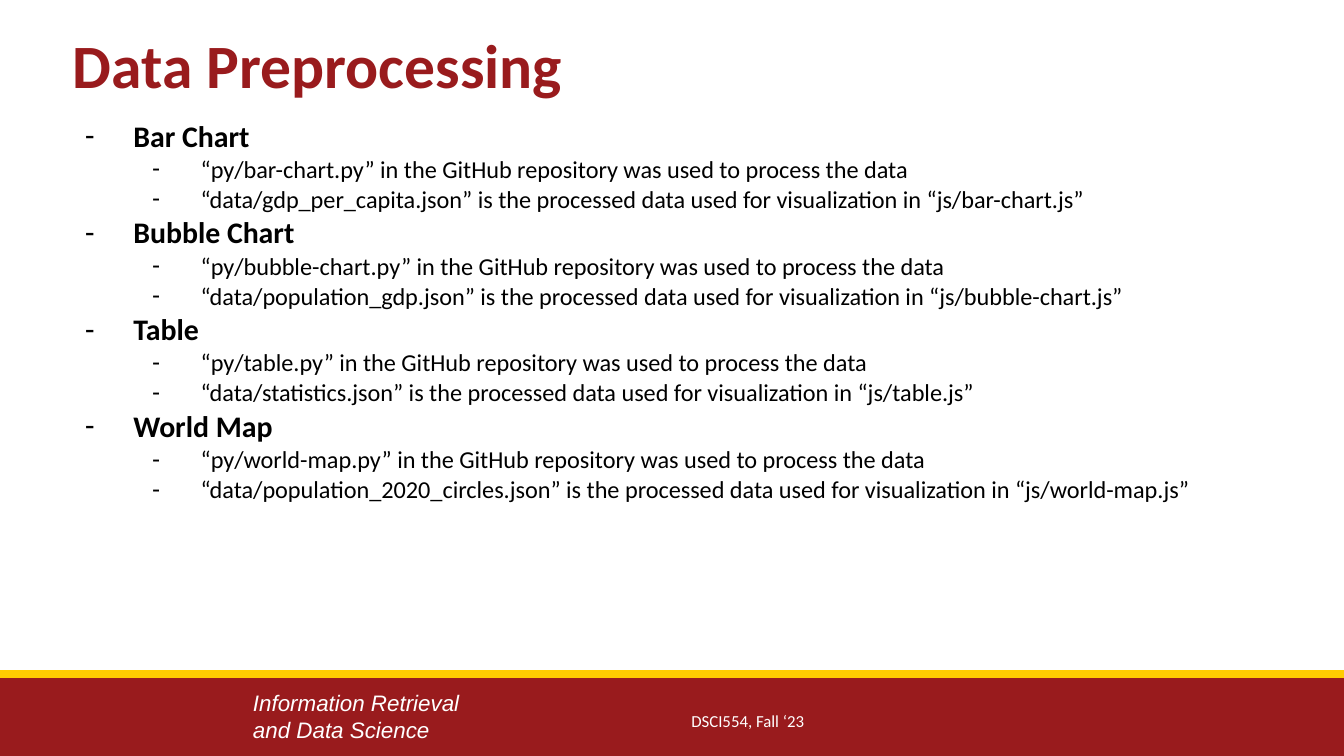
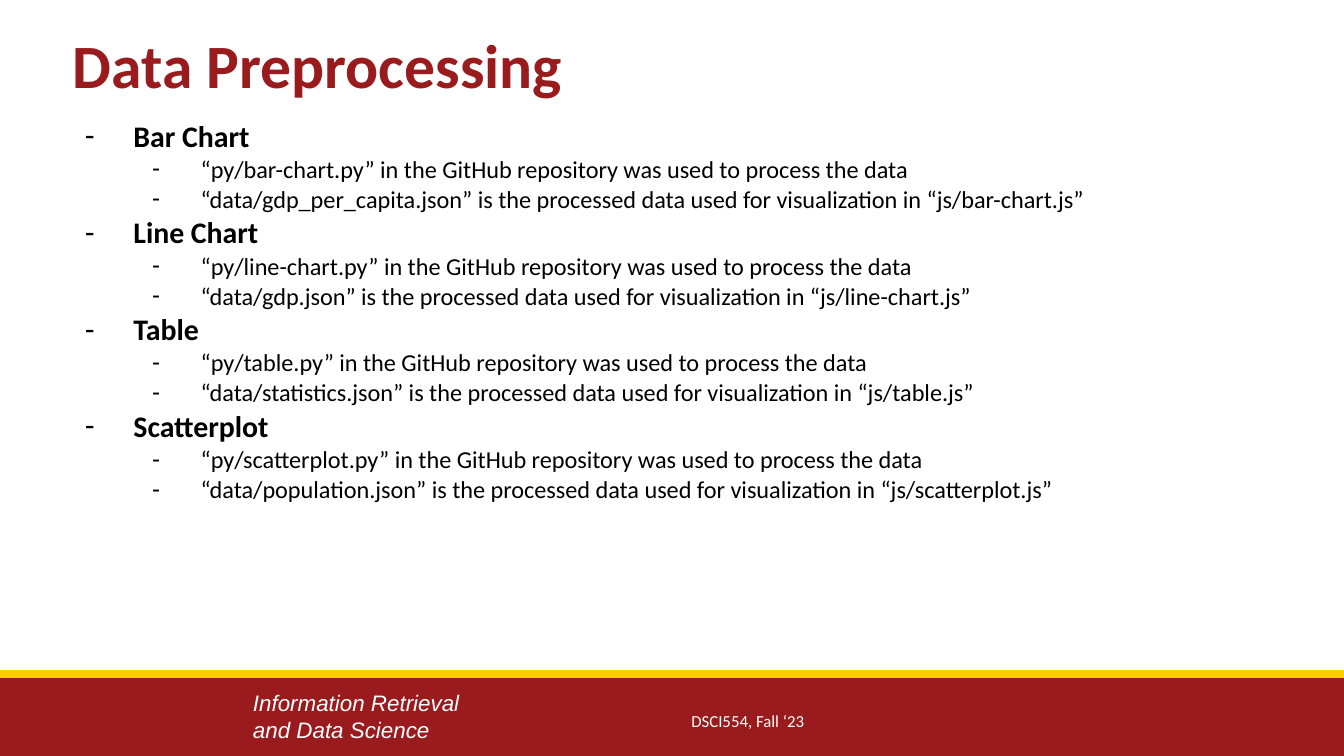
Before and after one commit to egunadi/dsci554-a6, a slide deck: slide 5 of EbenGunadi_Assignment6.pptx. Drawn at 1344x756 pixels with LibreOffice and Linux fonts; fonts in the diff are those of the drawing; background and template pictures are left out. Boxes give left, top, right and bottom in pixels: in the first picture for what was removed or moved away, otherwise in the second. Text is boxed around its words. In the diff, an @@ line names an element or a change of style, - is before the commit and + after.

```diff
--- a/EbenGunadi_Assignment6.pptx
+++ b/EbenGunadi_Assignment6.pptx
@@ text at [201,257,971,309]: text changed @@
-– Bubble Chart
-  – “py/bubble-chart.py” in the GitHub repository was used to process the data
-  – “data/population_gdp.json” is the processed data used for visualization in “js/bubble-chart.js”
+– Line Chart
+  – “py/line-chart.py” in the GitHub repository was used to process the data
+  – “data/gdp.json” is the processed data used for visualization in “js/line-chart.js”
@@ text at [133,416,1052,502]: text changed @@
-– World Map
-  – “py/world-map.py” in the GitHub repository was used to process the data
-  – “data/population_2020_circles.json” is the processed data used for visualization in “js/world-map.js”
+– Scatterplot
+  – “py/scatterplot.py” in the GitHub repository was used to process the data
+  – “data/population.json” is the processed data used for visualization in “js/scatterplot.js”
```
Also in this commit, not shown: 4 other slides changed, 5 other files.
